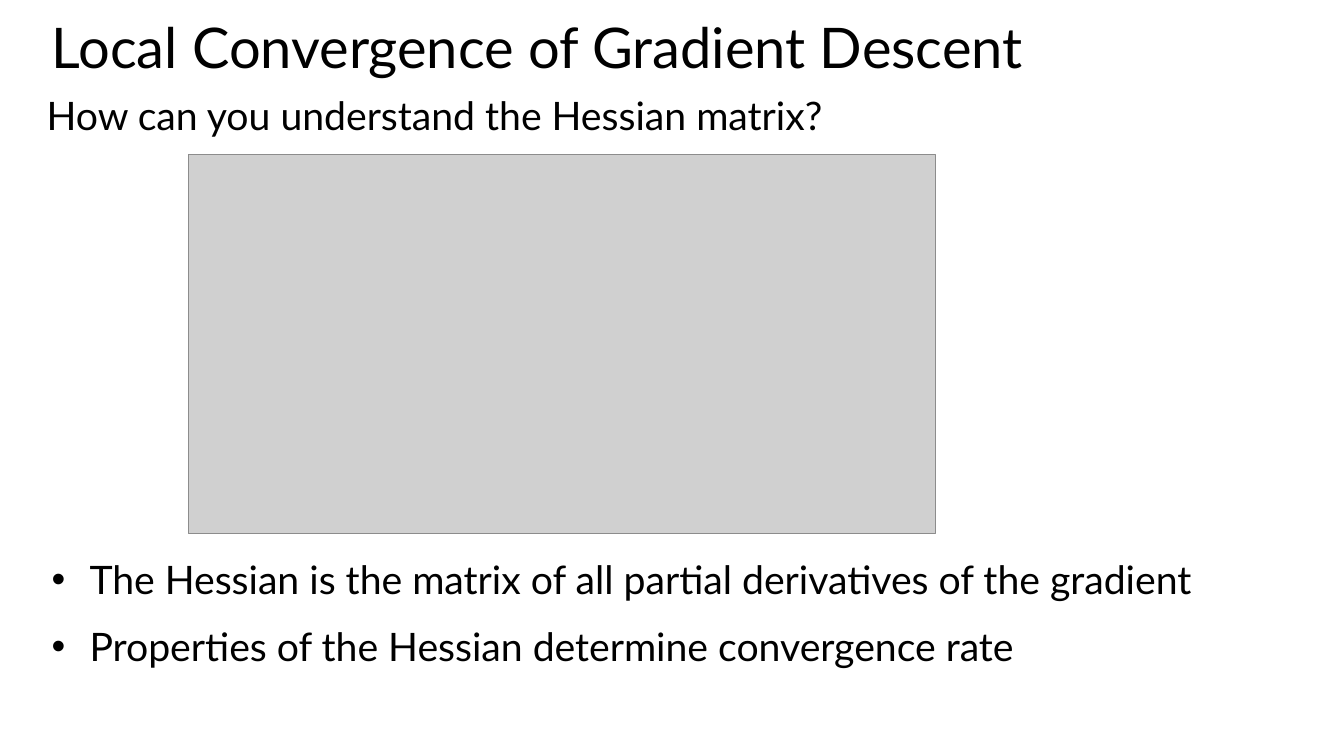
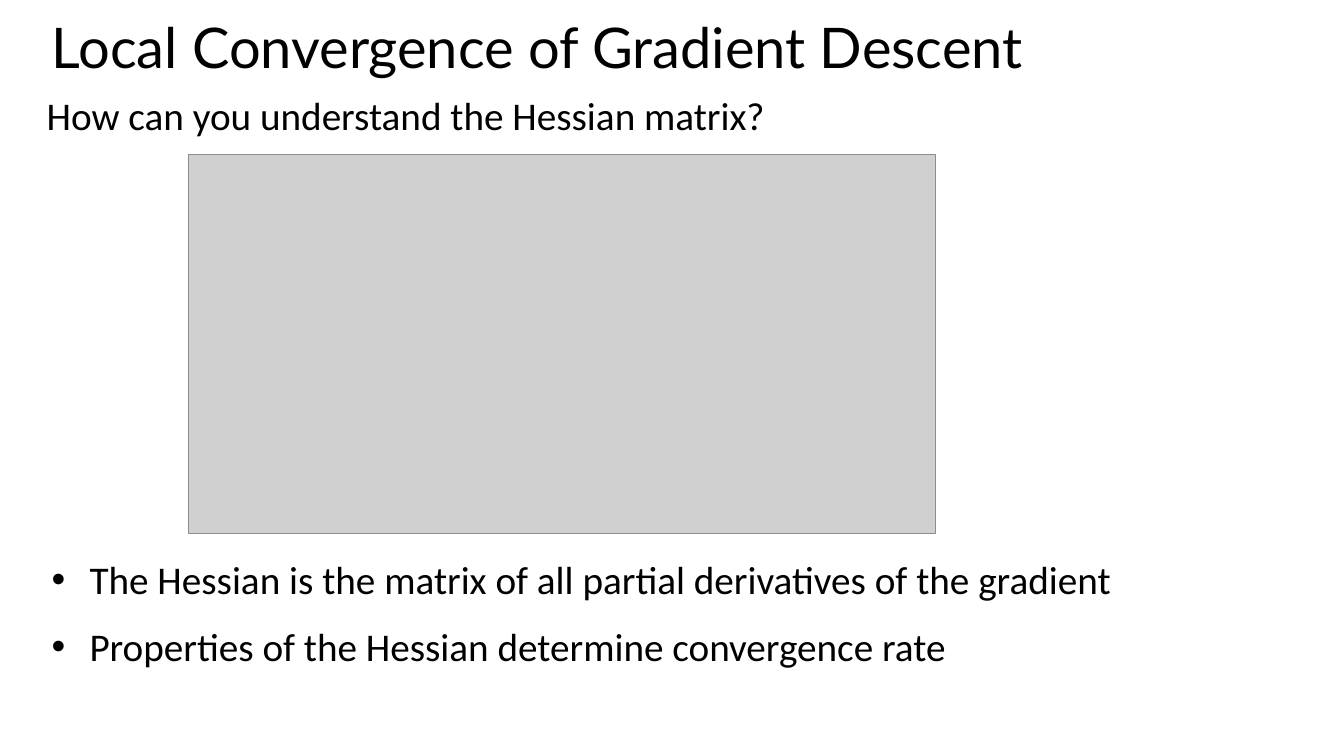
Before and after one commit to StephenElston/CSCI-E25, a slide deck: slide 14 of SupplementaryMaterial/OptimizationForDeepLearning.pptx. Drawn at 1344x756 pixels with LibreOffice and Linux fonts; fonts in the diff are those of the drawing; grey boxes stand for pictures. Boxes give left, top, right and bottom in pixels: in the first picture for what was removed or moved away, otherwise in the second. Text is boxed around its words. In the diff, an @@ line names an element or a change of style, - is before the commit and + after.

```diff
--- a/SupplementaryMaterial/OptimizationForDeepLearning.pptx
+++ b/SupplementaryMaterial/OptimizationForDeepLearning.pptx
@@ text "How can you understand the ..." at box(47, 102, 764, 137): font Lato to Calibri @@
@@ text "The Hessian is the matrix ..." at box(90, 566, 1110, 668): font Lato to Calibri @@
```
Also in this commit, not shown: 23 other slides changed.
